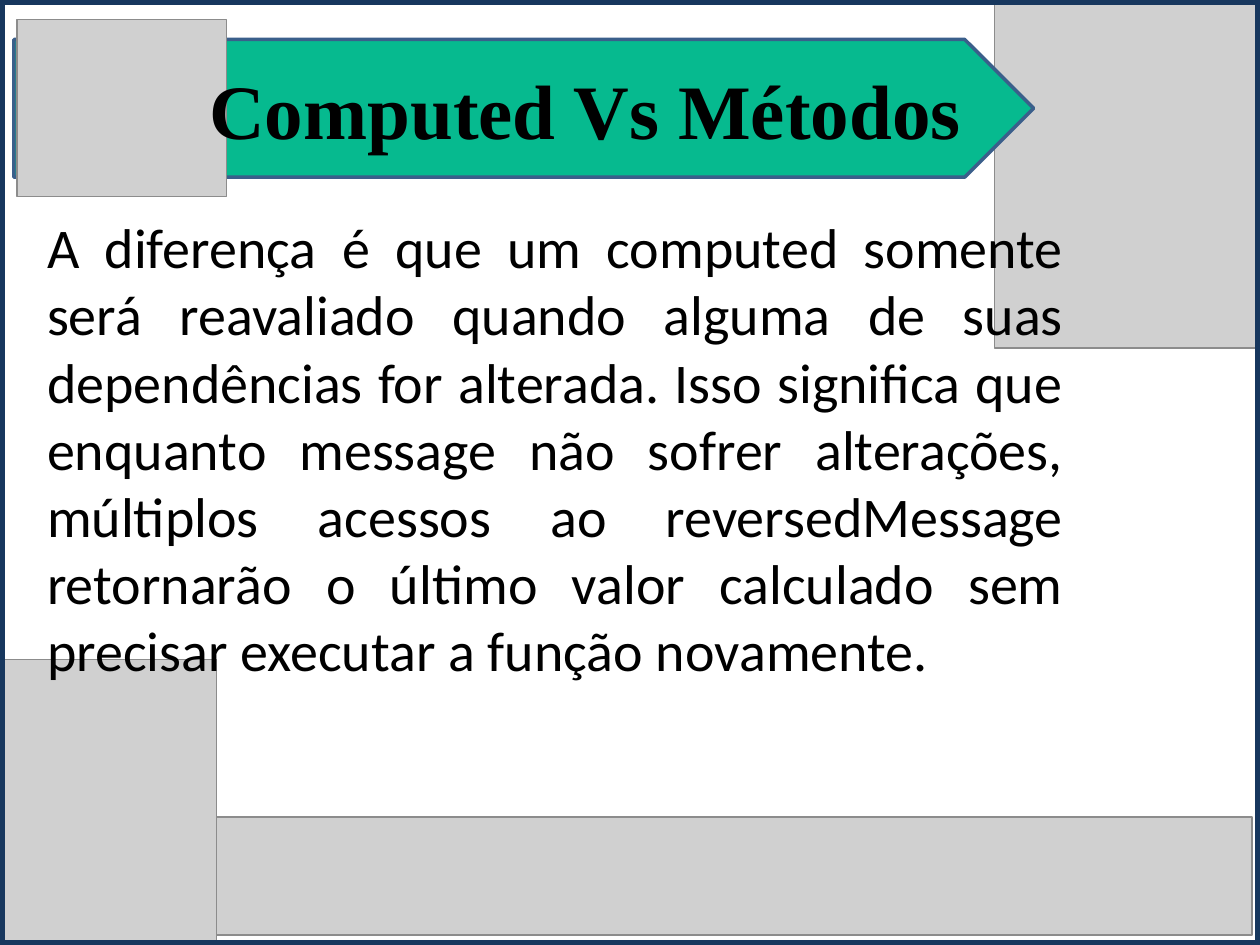
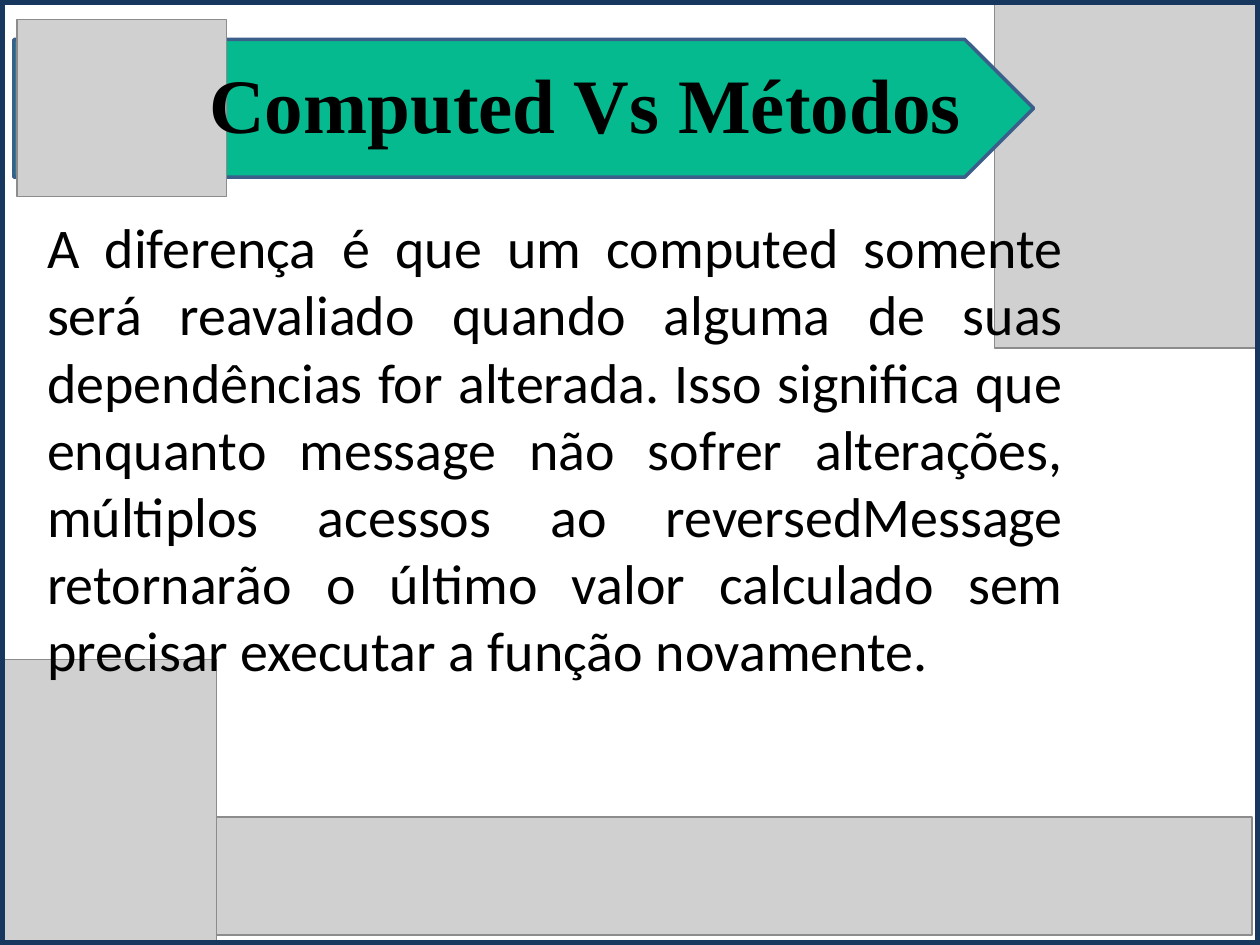
Before and after one commit to isamartins/t018_DesenvolvimentoWeb, a slide deck: slide 4 of trabalho_av2/Vuejs_Apresentacao.pptx. Drawn at 1260x945 pixels with LibreOffice and Linux fonts; fonts in the diff are those of the drawing; grey boxes stand for pictures. Boxes give left, top, right and bottom in pixels: in the first picture for what was removed or moved away, otherwise in the second. Text is boxed around its words. In the diff, an @@ line names an element or a change of style, - is before the commit and + after.

```diff
--- a/trabalho_av2/Vuejs_Apresentacao.pptx
+++ b/trabalho_av2/Vuejs_Apresentacao.pptx
@@ text "Computed Vs Métodos" at (209, 73, 960, 148): line spacing 1 to 0.9 @@
```
Also in this commit, not shown: 10 other slides changed, 5 slides added, 1 slide removed, 3 other files.
